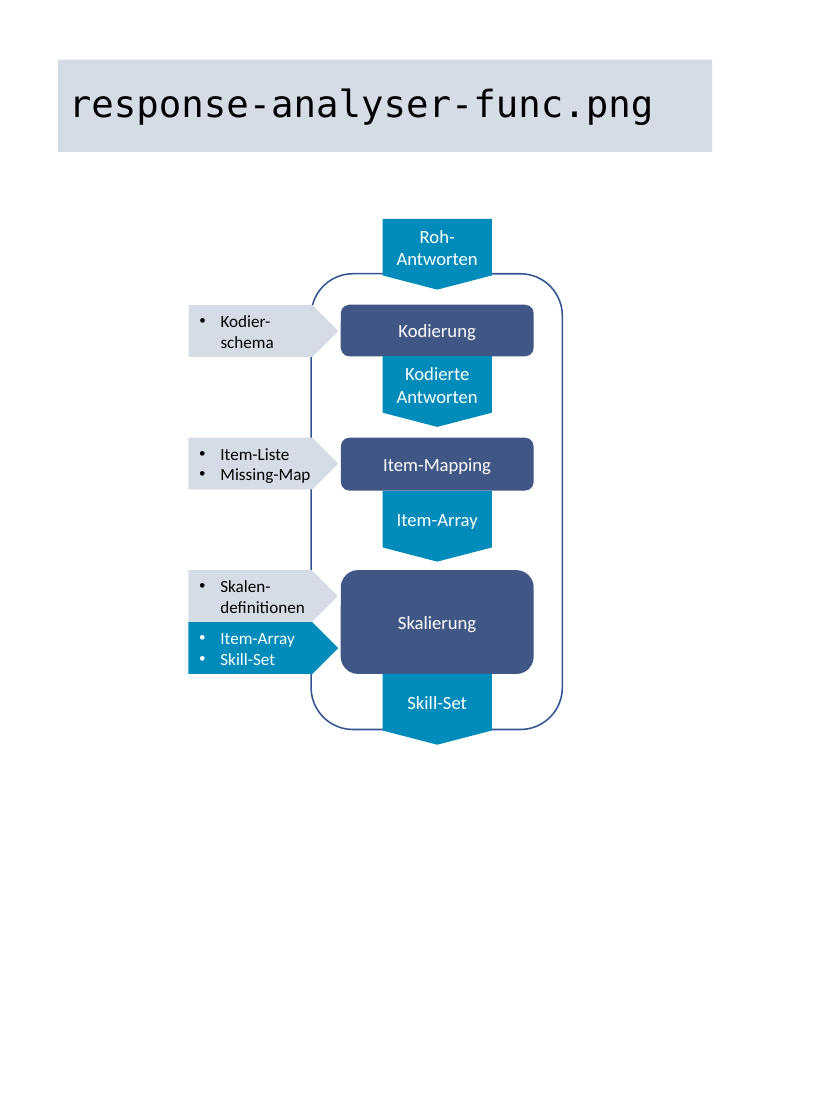
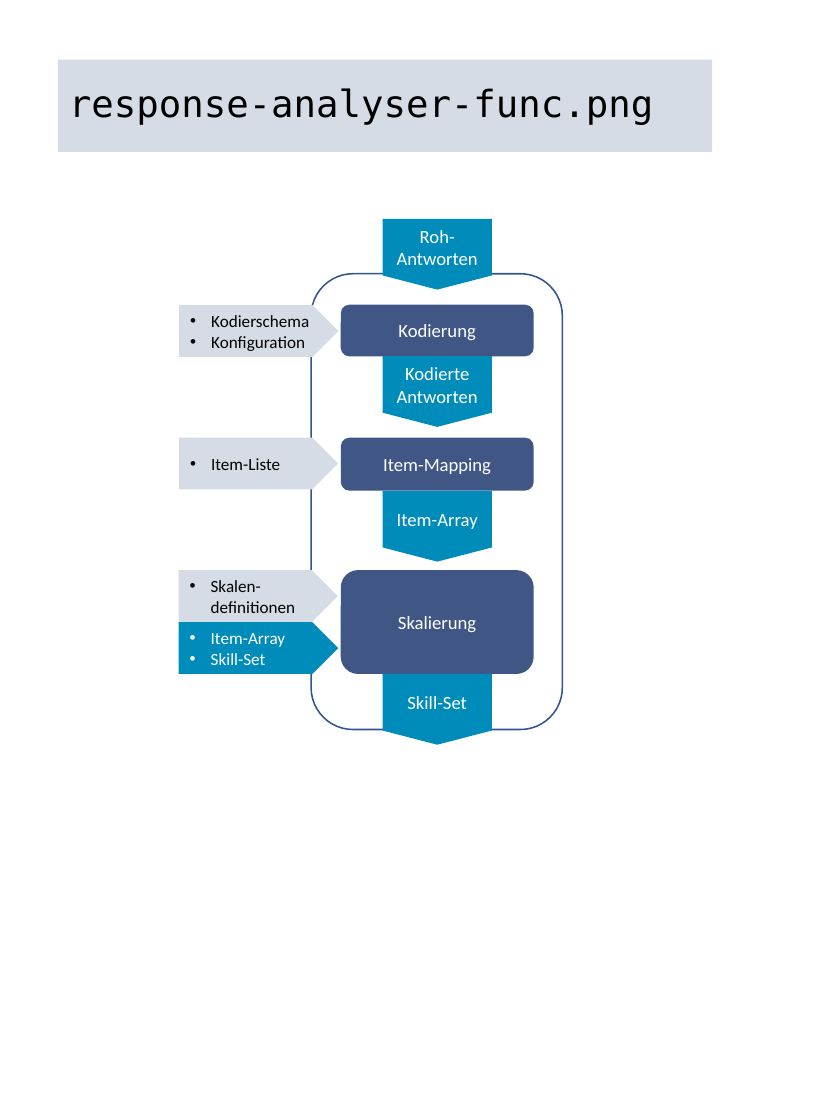
Before and after one commit to iqb-berlin/rising-stars, a slide deck: slide 6 of assets/figures.pptx. Drawn at 840x1120 pixels with LibreOffice and Linux fonts; fonts in the diff are those of the drawing. Boxes give left, top, right and bottom in pixels: in the first picture for what was removed or moved away, otherwise in the second. Text is boxed around its words. In the diff, an @@ line names an element or a change of style, - is before the commit and + after.

Commit message:
Add config in responseAnalyser

```diff
--- a/assets/figures.pptx
+++ b/assets/figures.pptx
@@ pentagon arrow "Kodierschema": place and size @@
-pentagon arrow "Kodierschema" at box(188, 305, 338, 356)
+pentagon arrow "Kodierschema" at box(179, 305, 338, 356)
@@ text in pentagon arrow at box(211, 315, 309, 351): text changed @@
-• Kodier-schema
+• Kodierschema
+• Konfiguration
@@ pentagon arrow "Item-Liste": place and size @@
-pentagon arrow "Item-Liste" at box(188, 438, 338, 489)
+pentagon arrow "Item-Liste" at box(179, 438, 338, 489)
@@ text in pentagon arrow at box(220, 468, 310, 483): paragraph removed @@
-• Missing-Map
@@ pentagon arrow "Skalen-definitionen": place and size @@
-pentagon arrow "Skalen-definitionen" at box(188, 570, 337, 622)
+pentagon arrow "Skalen-definitionen" at box(179, 570, 338, 622)
@@ pentagon arrow "Item-Array": place and size @@
-pentagon arrow "Item-Array" at box(188, 622, 338, 673)
+pentagon arrow "Item-Array" at box(179, 622, 338, 673)
```
Also in this commit, not shown: 2 other files.
